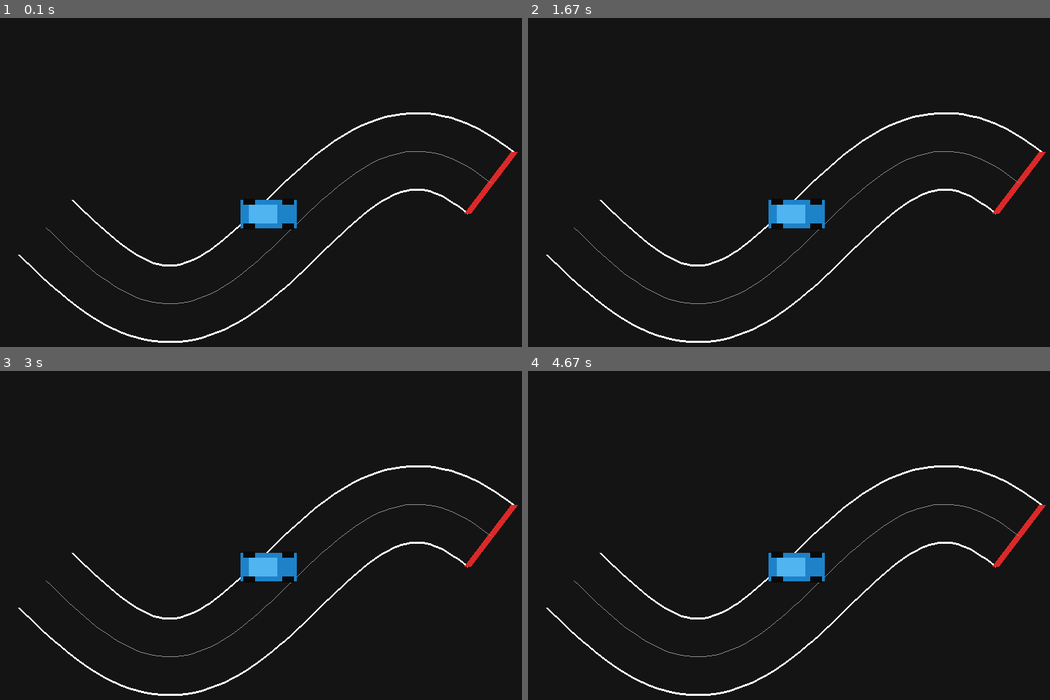
Above: before the commit, frames 1-4 (two rows, left to right).
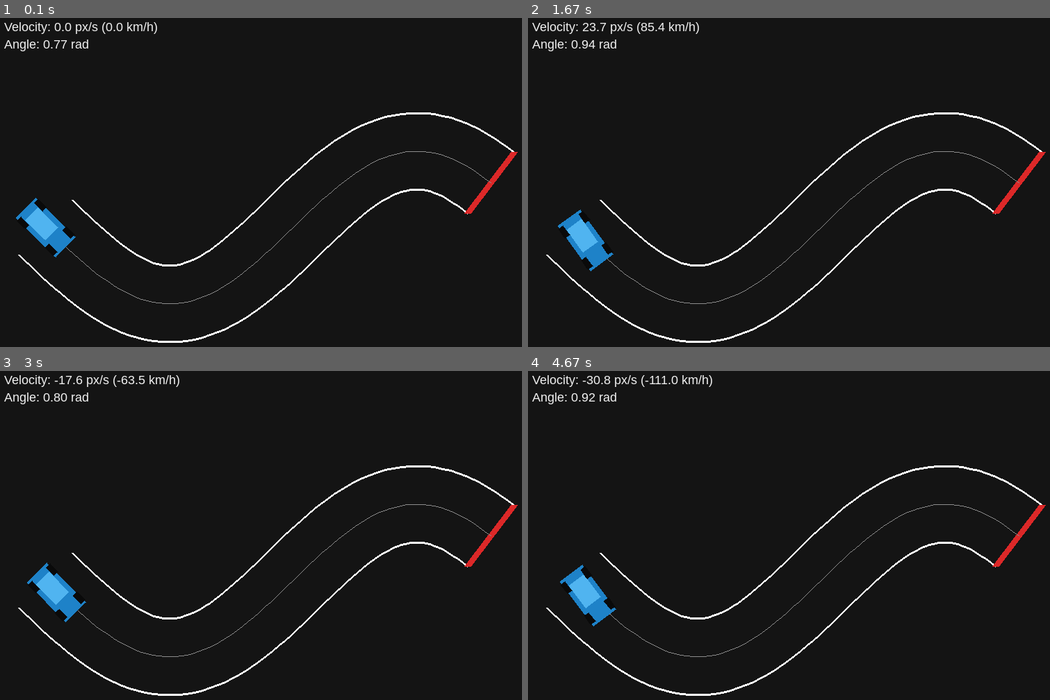
Above: after the commit, the same moments.

Repository: FranMacias00/2d-autonomous-driving-rl
Game: pygame game, started from src/scripts/run_interactive.py
Same seed, same stepped clock (60 frames per second), same inputs: the game is played once before the commit and once after it.
Inputs:
- Up to frame 1 (0.1 s): no input
- Up to frame 2 (1.67 s): hold D 0.33-0.8 s; hold W 0.83-1.3 s; hold D from 1.33 s (still down)
- Up to frame 3 (3 s): release D at 1.8 s; hold A 1.83-2.37 s; hold S 2.4-2.7 s; hold A from 2.73 s (still down)
- Up to frame 4 (4.67 s): release A at 3.13 s; hold W 3.17-3.53 s; hold D 3.57-4.2 s; hold S 4.23-4.6 s; hold A from 4.63 s (still down)

The runs differ from the first frame. In frame 1, 2.1% of the frame differs, in the area x 0-57%, y 1-73%; in frame 2, 2.1%; in frame 3, 2.1%; in frame 4, 2.2%, in the area x 0-57%, y 1-78%.

Commit message:
Add car dynamics and interactive controls

Diff:
--- a/src/render/pygame_renderer.py
+++ b/src/render/pygame_renderer.py
@@ -39,6 +39,7 @@
         self.screen = pygame.display.set_mode((width, height))
         self.clock = pygame.time.Clock()
         self.geometry = CarGeometry()
+        self.font = pygame.font.SysFont("arial", 18)
 
     @staticmethod
     def _rotate_point(point: Point, angle: float) -> Point:
@@ -100,3 +101,13 @@
         pygame.draw.lines(surface, (255, 255, 255), False, right_border, 3)
         pygame.draw.line(surface, (220, 40, 40), left_border[-1], right_border[-1], 10)
         pygame.draw.lines(surface, (140, 140, 140), False, track.centerline, 1)
+
+    def draw_text(
+        self,
+        surface: pygame.Surface,
+        text: str,
+        position: Point,
+        color: Tuple[int, int, int] = (240, 240, 240),
+    ) -> None:
+        text_surface = self.font.render(text, True, color)
+        surface.blit(text_surface, position)
--- a/src/scripts/run_interactive.py
+++ b/src/scripts/run_interactive.py
@@ -4,12 +4,13 @@
 Run with: python -m src.scripts.run_interactive
 """
 
+import math
 import sys
-import math
 
 import pygame
 
 from src.render.pygame_renderer import PygameRenderer
+from src.sim.car import Car
 from src.sim.state import CarPose
 from src.sim.track import Track
 
@@ -19,7 +20,6 @@
 WINDOW_TITLE = "Autonomous Driving 2D"
 FPS = 60
 BACKGROUND_COLOR = (20, 20, 20)
-ROTATION_SPEED = 1.5  # rad/s
 
 
 def make_centerline(
@@ -50,8 +50,6 @@
     renderer = PygameRenderer(width=WINDOW_WIDTH, height=WINDOW_HEIGHT)
     pygame.display.set_caption(WINDOW_TITLE)
 
-    pose = CarPose(x=WINDOW_WIDTH / 2, y=WINDOW_HEIGHT / 2, angle=0.0)
-
     # Curvy, larger track without overlaps
     track = Track(
         centerline=make_centerline(
@@ -63,6 +61,10 @@
         road_width=110.0,     # antes 140
     )
 
+    start_x, start_y = track.centerline[0]
+    next_x, next_y = track.centerline[1]
+    start_angle = math.atan2(next_y - start_y, next_x - start_x)
+    car = Car(x=start_x, y=start_y, angle=start_angle)
 
     try:
         running = True
@@ -76,14 +78,36 @@
                     running = False
 
             keys = pygame.key.get_pressed()
-            if keys[pygame.K_LEFT]:
-                pose.angle -= ROTATION_SPEED * dt
-            if keys[pygame.K_RIGHT]:
-                pose.angle += ROTATION_SPEED * dt
+            if keys[pygame.K_w]:
+                car.throttle = 1.0
+            elif keys[pygame.K_s]:
+                car.throttle = -1.0
+            else:
+                car.throttle = 0.0
+
+            if keys[pygame.K_a]:
+                car.steering = -1.0
+            elif keys[pygame.K_d]:
+                car.steering = 1.0
+            else:
+                if car.steering > 0.0:
+                    car.steering = max(0.0, car.steering - car.steering_return_rate * dt)
+                elif car.steering < 0.0:
+                    car.steering = min(0.0, car.steering + car.steering_return_rate * dt)
+
+            car.step(dt)
 
             renderer.screen.fill(BACKGROUND_COLOR)
             renderer.draw_track(renderer.screen, track)
+
+            pose = CarPose(x=car.x, y=car.y, angle=car.angle)
             renderer.draw_car(renderer.screen, pose)
+
+            speed_kmh = car.velocity * 3.6
+            velocity_text = f"Velocity: {car.velocity:.1f} px/s ({speed_kmh:.1f} km/h)"
+            angle_text = f"Angle: {car.angle:.2f} rad"
+            renderer.draw_text(renderer.screen, velocity_text, (20, 20))
+            renderer.draw_text(renderer.screen, angle_text, (20, 45))
             pygame.display.flip()
 
     finally:
--- /dev/null
+++ b/src/sim/car.py
@@ -0,0 +1,42 @@
+"""Car dynamics model."""
+
+from __future__ import annotations
+
+import math
+from dataclasses import dataclass
+
+
+@dataclass
+class Car:
+    """Simple kinematic car with throttle and steering inputs."""
+
+    x: float
+    y: float
+    angle: float
+    velocity: float = 0.0
+    throttle: float = 0.0
+    steering: float = 0.0
+    max_speed: float = 200.0
+    max_accel: float = 150.0
+    drag: float = 1.8
+    steering_rate: float = 3.0
+    steering_return_rate: float = 6.0
+
+    def step(self, dt: float) -> None:
+        """Advance the car state by dt seconds."""
+        accel = self.throttle * self.max_accel
+        self.velocity += accel * dt
+        self.velocity -= self.drag * self.velocity * dt
+
+        max_reverse = -self.max_speed / 2.0
+        if self.velocity > self.max_speed:
+            self.velocity = self.max_speed
+        elif self.velocity < max_reverse:
+            self.velocity = max_reverse
+
+        if abs(self.velocity) > 1e-3:
+            steer_scale = abs(self.velocity) / self.max_speed
+            self.angle += self.steering * self.steering_rate * steer_scale * dt
+
+        self.x += math.cos(self.angle) * self.velocity * dt
+        self.y += math.sin(self.angle) * self.velocity * dt
